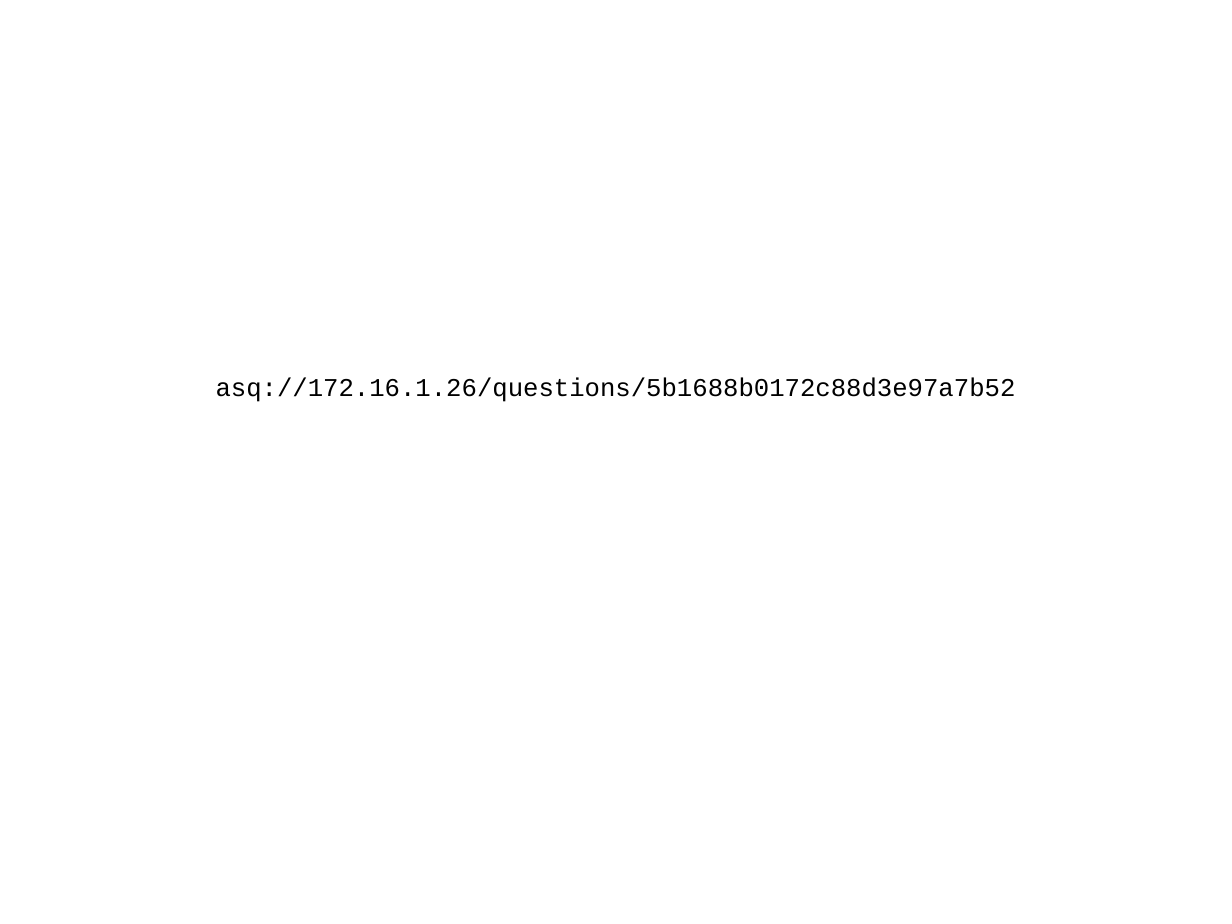
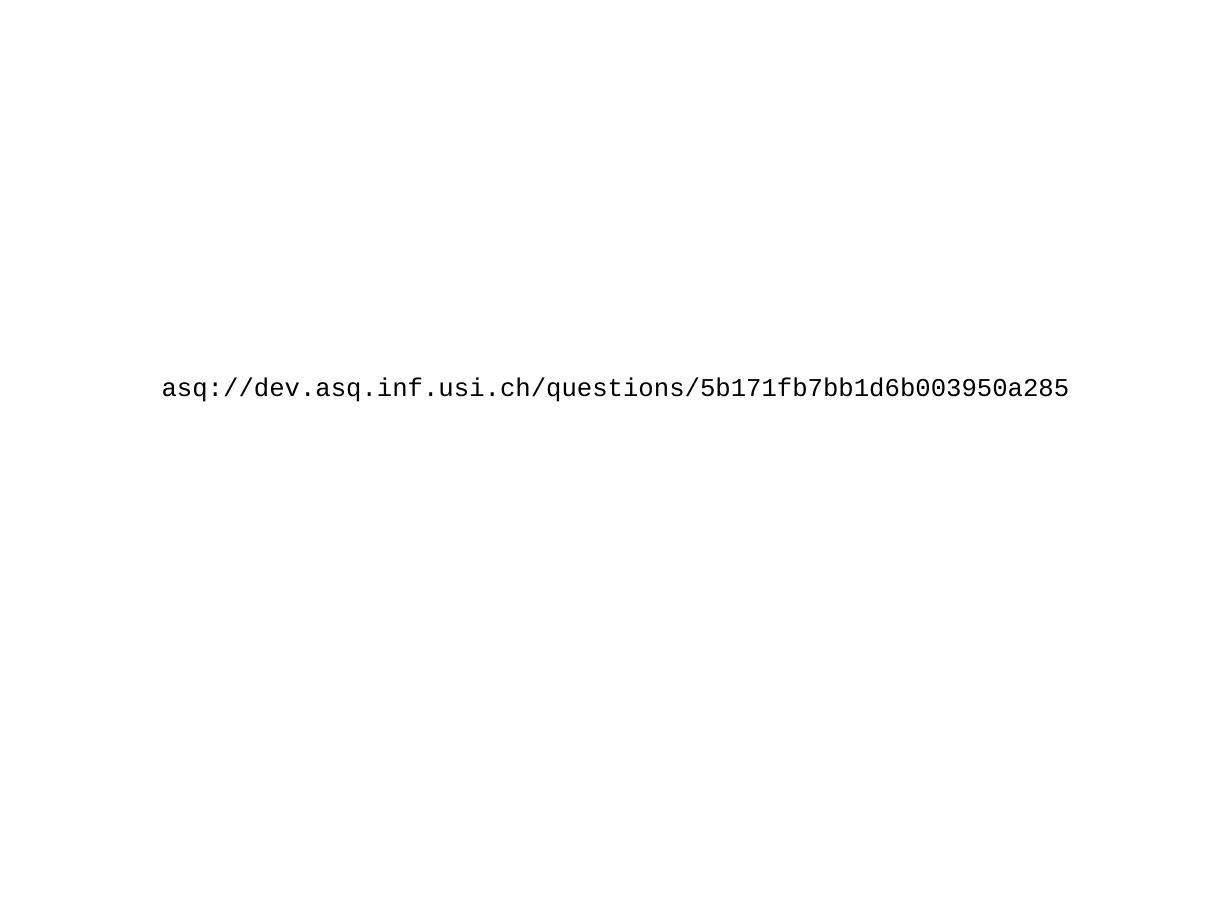
Before and after one commit to triglian/2018-icwe-tutorial, a slide deck: slide 3 of import.pptx. Drawn at 1232x924 pixels with LibreOffice and Linux fonts; fonts in the diff are those of the drawing. Boxes give left, top, right and bottom in pixels: in the first picture for what was removed or moved away, otherwise in the second. Text is boxed around its words. In the diff, an @@ line names an element or a change of style, - is before the commit and + after.

```diff
--- a/import.pptx
+++ b/import.pptx
@@ title at <box>162,377,1070,402</box>: text changed @@
-asq://172.16.1.26/questions/5b1688b0172c88d3e97a7b52
+asq://dev.asq.inf.usi.ch/questions/5b171fb7bb1d6b003950a285
```
Also in this commit, not shown: 2 other slides changed, 11 other files.
